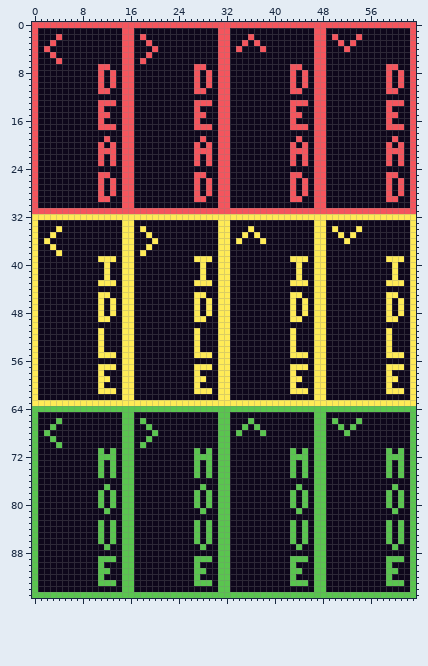
Edited in one commit: sprite sheet (assets/placeholder_sprite.png). Above is the file before it was changed.
The file is 64x96 pixels.
Now the later version:
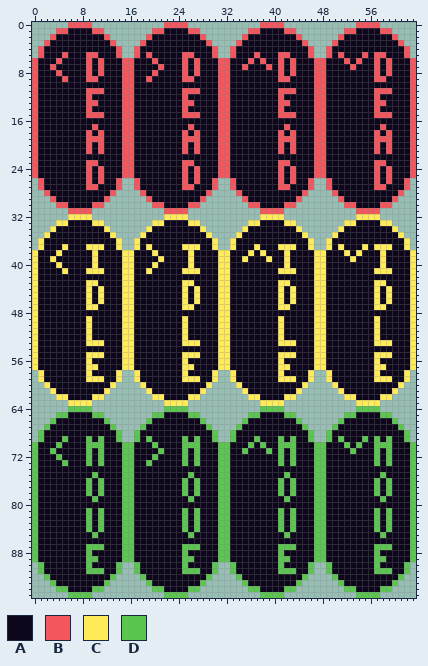
Palette (. is transparent): A #0e071b  B #f5555d  C #ffeb57  D #5ac54f
Author's note on the commit: Fix placeholder sprites not matching collision
Edits made:
Changed rows in their new state; - is an unchanged pixel.
first column x 0:
 0 ......----............----............----............----......
 1 ....BB----BB........BB----BB........BB----BB........BB----BB....
 2 ...BA-------B......B--------B......BA-------B......B--A-----B...
 3 ..BA---------B....BA---------B....BA-A-------B....BA-A-------B..
 4 .BA-----------B..B--A---------B..BA---A-------B..B--A---------B.
 5 .B-A-B---BB---B..B-------BB---B..B---B---BB---B..B-B---B-BB---B.
 6 ---------B-B------A-B----B-B--------B-B--B-B--------B-B--B-B----
 7 ---B-----B--A--------B---B--A------B---B-B--A--------B---B--A---
 8 ----B----B---A------B----B---A-----------B---A-----------B---A--
 9 -----B---BBA-A-----B-----BBA-A-----------BBA-A-----------BBA-A--
10 -----------A-A-------------A-A-------------A-A-------------A-A--
11 ---------BB-A------------BB-A------------BB-A------------BB-A---
12 ---------B---------------B---------------B---------------B------
13 ---------BBAAA-----------BBAAA-----------BBAAA-----------BBAAA--
14 ---------B-A-------------B-A-------------B-A-------------B-A----
15 ---------BB-A------------BB-A------------BB-A------------BB-A---
16 -----------A---------------A---------------A---------------A----
17 ----------BAAA------------BAAA------------BAAA------------BAAA--
18 ---------B-B-------------B-B-------------B-B-------------B-B----
19 ---------BBBA------------BBBA------------BBBA------------BBBA---
20 ---------B---A-----------B---A-----------B---A-----------B---A--
21 ---------B--AA-----------B--AA-----------B--AA-----------B--AA--
22 -----------A-A-------------A-A-------------A-A-------------A-A--
23 ---------BBA-A-----------BBA-A-----------BBA-A-----------BBA-A--
24 ---------B-B-------------B-B-------------B-B-------------B-B----
25 ---------B--A------------B--A------------B--A------------B--A---
26 .B-------B---AB..B-------B---AB..B-------B---AB..B-------B---AB.
27 .B-------BBA-AB..B-------BBA-AB..B-------BBA-AB..B-------BBA-AB.
28 ..B--------A--....B--------A--....B--------A--....B--------A--..
29 ...B-------A-......B-------A-......B-------A-......B-------A-...
30 ....BB----BB........BB----BB........BB----BB........BB----BB....
31 ......----............----............----............----......
32 ......----............----............----............----......
33 ....CC----CC........CC----CC........CC----CC........CC----CC....
34 ...CA-------C......C--------C......CA-------C......C--A-----C...
35 ..CA---------C....CA---------C....CA-A-------C....CA-A-------C..
36 .CA-----------C..C--A---------C..CA---A-------C..C--A---------C.
37 .C-A-C---CCC--C..C-------CCC--C..C---C---CCC--C..C-C---C-CCC--C.
38 ----------C-------A-C-----C---------C-C---C---------C-C---C-----
39 ---C------CAAA-------C----CAAA-----C---C--CAAA-------C----CAAA--
40 ----C-----C-A-------C-----C-A-------------C-A-------------C-A---
41 -----C---CCCA------C-----CCCA------------CCCA------------CCCA---
42 ------------A---------------A---------------A---------------A---
43 ---------CCAAA-----------CCAAA-----------CCAAA-----------CCAAA--
44 ---------C-C-------------C-C-------------C-C-------------C-C----
45 ---------C--A------------C--A------------C--A------------C--A---
46 ---------C---A-----------C---A-----------C---A-----------C---A--
47 ---------CCA-A-----------CCA-A-----------CCA-A-----------CCA-A--
48 -----------A-A-------------A-A-------------A-A-------------A-A--
49 ---------C-AA------------C-AA------------C-AA------------C-AA---
50 ---------C---------------C---------------C---------------C------
51 ---------C-A-------------C-A-------------C-A-------------C-A----
52 ---------C-A-------------C-A-------------C-A-------------C-A----
53 ---------CC--------------CC--------------CC--------------CC-----
54 -----------A---------------A---------------A---------------A----
55 ---------CC-AA-----------CC-AA-----------CC-AA-----------CC-AA--
56 ---------C---------------C---------------C---------------C------
57 ---------CCAAA-----------CCAAA-----------CCAAA-----------CCAAA--
58 .C-------C-A--C..C-------C-A--C..C-------C-A--C..C-------C-A--C.
59 .C-------CC-A-C..C-------CC-A-C..C-------CC-A-C..C-------CC-A-C.
60 ..C--------A-C....C--------A-C....C--------A-C....C--------A-C..
61 ...C-------A-......C-------A-......C-------A-......C-------A-...
62 ....CC----CC........CC----CC........CC----CC........CC----CC....
63 ......----............----............----............----......
64 ......----............----............----............----......
65 ....DD----DD........DD----DD........DD----DD........DD----DD....
66 ...DA-------D......D--------D......DA-------D......D--A-----D...
67 ..DA---------D....DA---------D....DA-A-------D....DA-A-------D..
68 .DA-----------D..D--A---------D..DA---A-------D..D--A---------D.
69 .D-A-D---D-D--D..D-------D-D--D..D---D---D-D--D..D-D---D-D-D--D.
70 ---------DDD------A-D----DDD--------D-D--DDD--------D-D--DDD----
71 ---D-----D---A-------D---D---A-----D---D-D---A-------D---D---A--
72 ----D----D--AA------D----D--AA-----------D--AA-----------D--AA--
73 -----D---D---A-----D-----D---A-----------D---A-----------D---A--
74 -----------A-A-------------A-A-------------A-A-------------A-A--
75 ----------DA-A------------DA-A------------DA-A------------DA-A--
76 ---------D-D-------------D-D-------------D-D-------------D-D----
77 ---------D-DA------------D-DA------------D-DA------------D-DA---
78 ---------D---A-----------D---A-----------D---A-----------D---A--
79 ----------DA-A------------DA-A------------DA-A------------DA-A--
80 -----------A-A-------------A-A-------------A-A-------------A-A--
81 ---------D-DA------------D-DA------------D-DA------------D-DA---
82 ---------D-D-------------D-D-------------D-D-------------D-D----
83 ---------D---A-----------D---A-----------D---A-----------D---A--
84 ---------D---A-----------D---A-----------D---A-----------D---A--
85 ----------DA-A------------DA-A------------DA-A------------DA-A--
86 -----------A-A-------------A-A-------------A-A-------------A-A--
87 ---------DDDA------------DDDA------------DDDA------------DDDA---
88 ---------D---------------D---------------D---------------D------
89 ---------DDAAA-----------DDAAA-----------DDAAA-----------DDAAA--
90 .D-------D-A--D..D-------D-A--D..D-------D-A--D..D-------D-A--D.
91 .D-------DD-A-D..D-------DD-A-D..D-------DD-A-D..D-------DD-A-D.
92 ..D--------A-D....D--------A-D....D--------A-D....D--------A-D..
93 ...D-------A-......D-------A-......D-------A-......D-------A-...
94 ....DD----DD........DD----DD........DD----DD........DD----DD....
95 ......----............----............----............----......
Changed places in both pictures, as pixel boxes (x1, y1, x2, y2):
changed: (32, 22, 68, 82)
changed: (86, 22, 416, 598)
changed: (32, 178, 68, 274)
changed: (32, 370, 68, 466)
changed: (32, 562, 68, 598)
